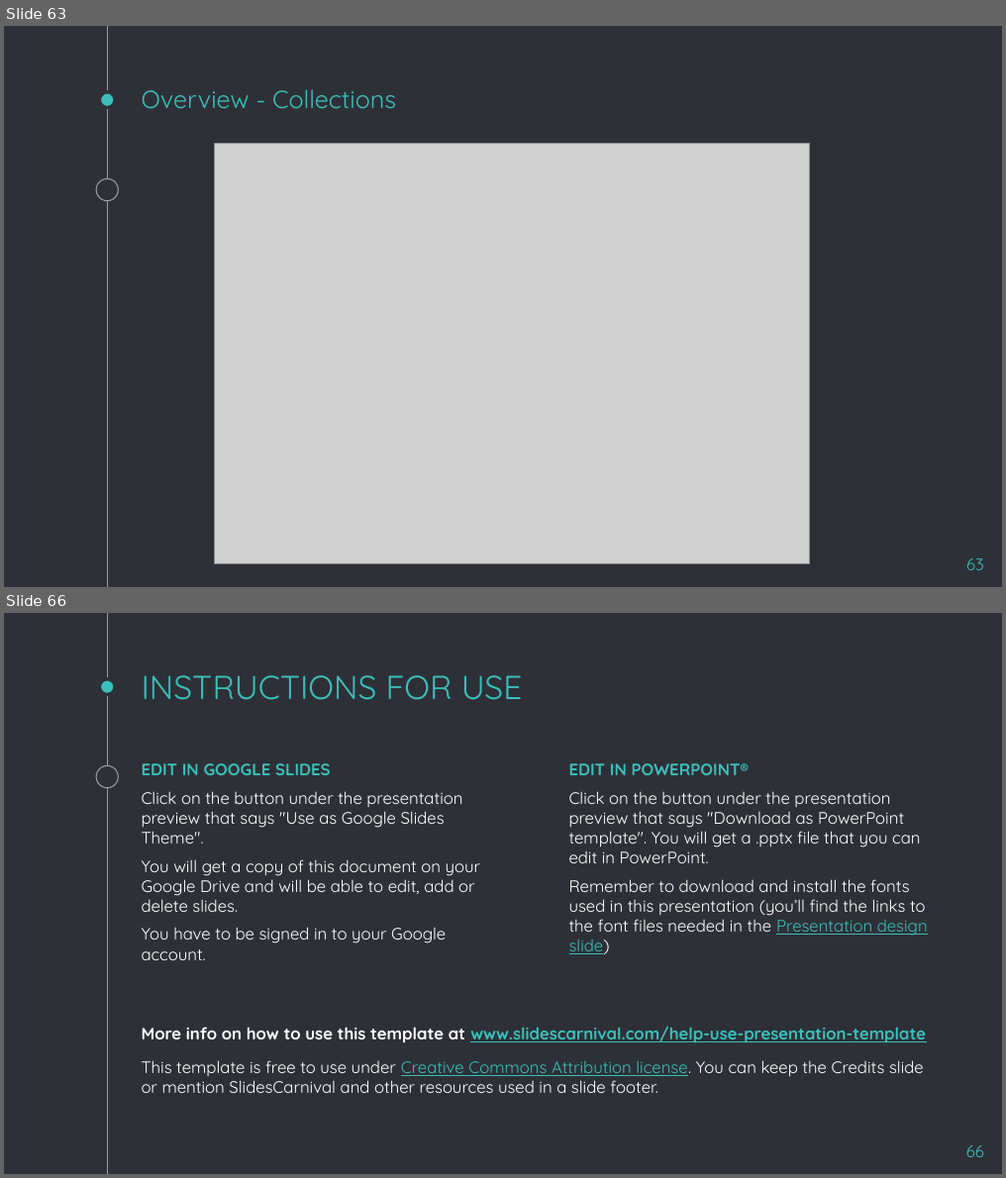
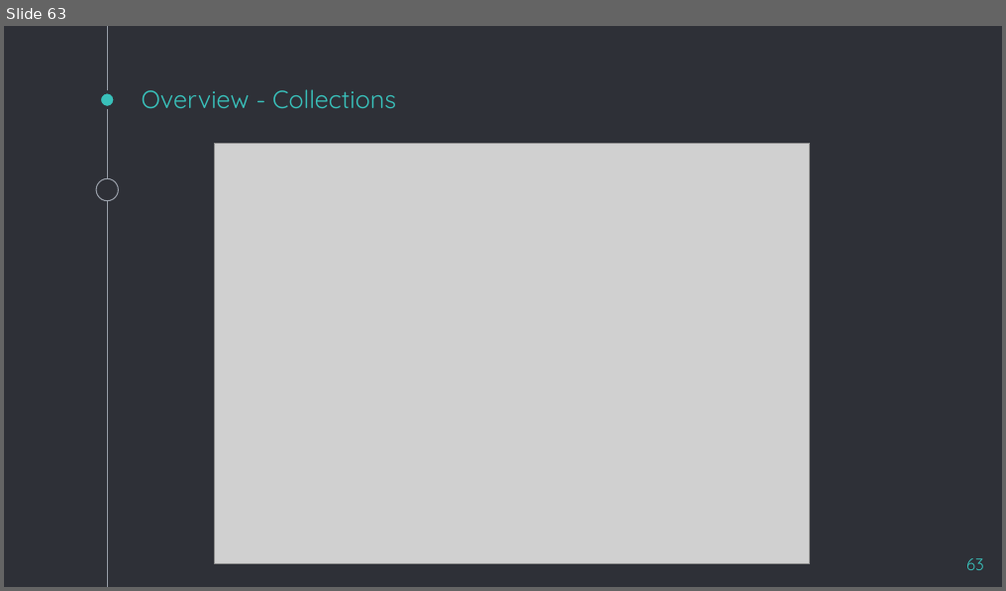
Before and after one commit to houwaey/java-training-materials, a slide deck: Java Presentation.pptx. Shown one above the other, each under a label of ours: slides 63 and 66 before the commit, slide 63 after it; the slides between them are not shown. The pictures are 1006x1178 and 1006x591 pixels, drawn with LibreOffice and Linux fonts; fonts in the diff are those of the drawing; grey boxes stand for pictures. Boxes give left, top, right and bottom in pixels: in the first picture for what was removed or moved away, otherwise in the second. Text is boxed around its words. In the diff, an @@ line names an element or a change of style, - is before the commit and + after.

```diff
--- a/Java Presentation.pptx
+++ b/Java Presentation.pptx
@@ slide 66 removed at [4, 613, 1002, 1174], background #2E3037; not listed: 3 template elements that a slide beside it also shows @@
@@ title removed at [142, 675, 523, 700] @@
-INSTRUCTIONS FOR USE
@@ text removed at [142, 763, 480, 960] @@
-EDIT IN GOOGLE SLIDES
-Click on the button under the presentation preview that says "Use as Google Slides Theme".
-You will get a copy of this document on your Google Drive and will be able to edit, add or delete slides.
-You have to be signed in to your Google account.
@@ text removed at [569, 763, 928, 955] @@
-EDIT IN POWERPOINT®
-Click on the button under the presentation preview that says "Download as PowerPoint template". You will get a .pptx file that you can edit in PowerPoint.
-Remember to download and install the fonts used in this presentation (you’ll find the links to the font files needed in the Presentation design slide)
@@ text removed at [142, 1027, 926, 1093] @@
-More info on how to use this template at www.slidescarnival.com/help-use-presentation-template
-This template is free to use under Creative Commons Attribution license. You can keep the Credits slide or mention SlidesCarnival and other resources used in a slide footer.
@@ page number removed at [966, 1146, 984, 1157] @@
-66
```
Also in this commit, not shown: 3 slides changed, 2 slides added, 14 other slides removed.
